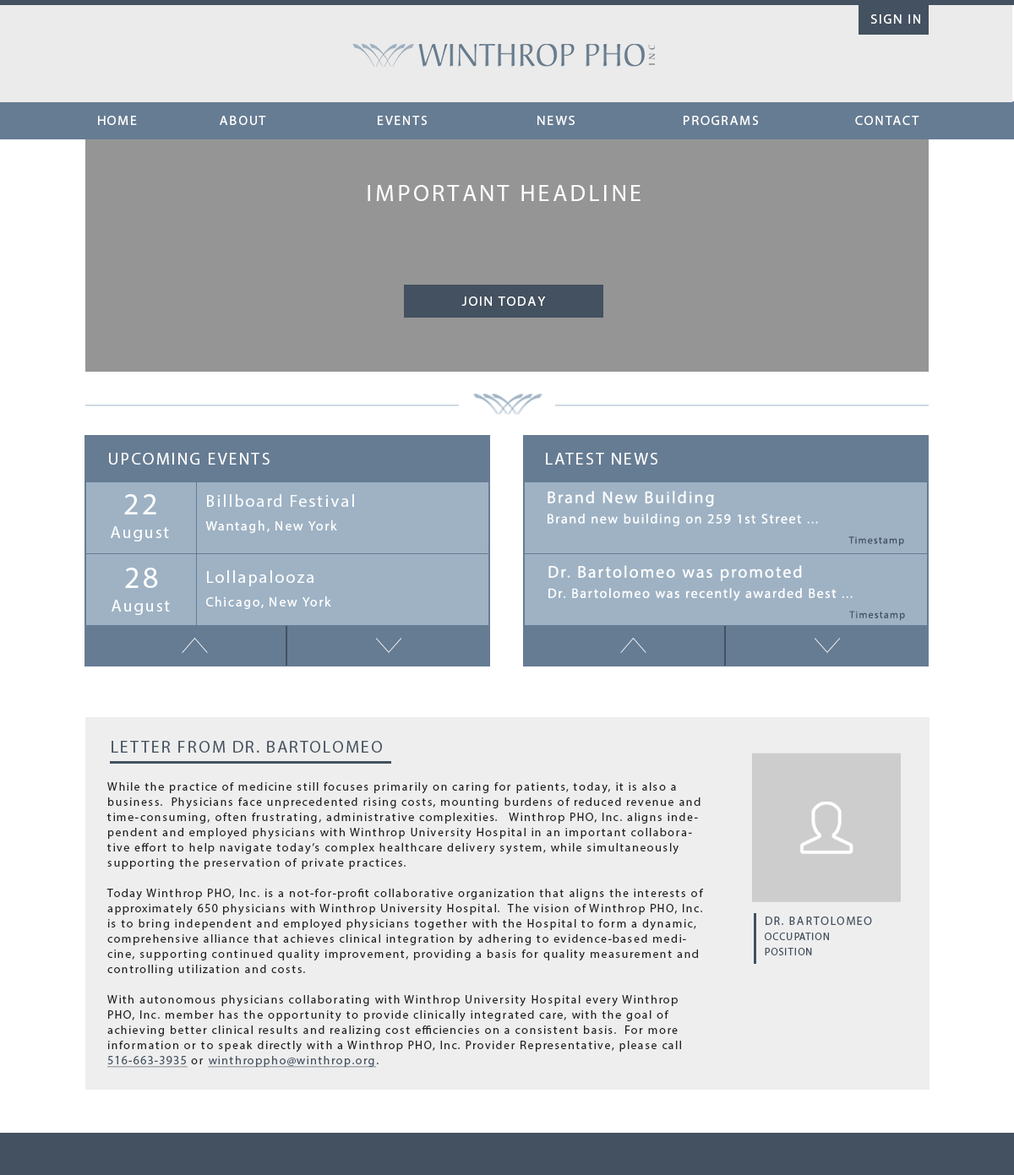
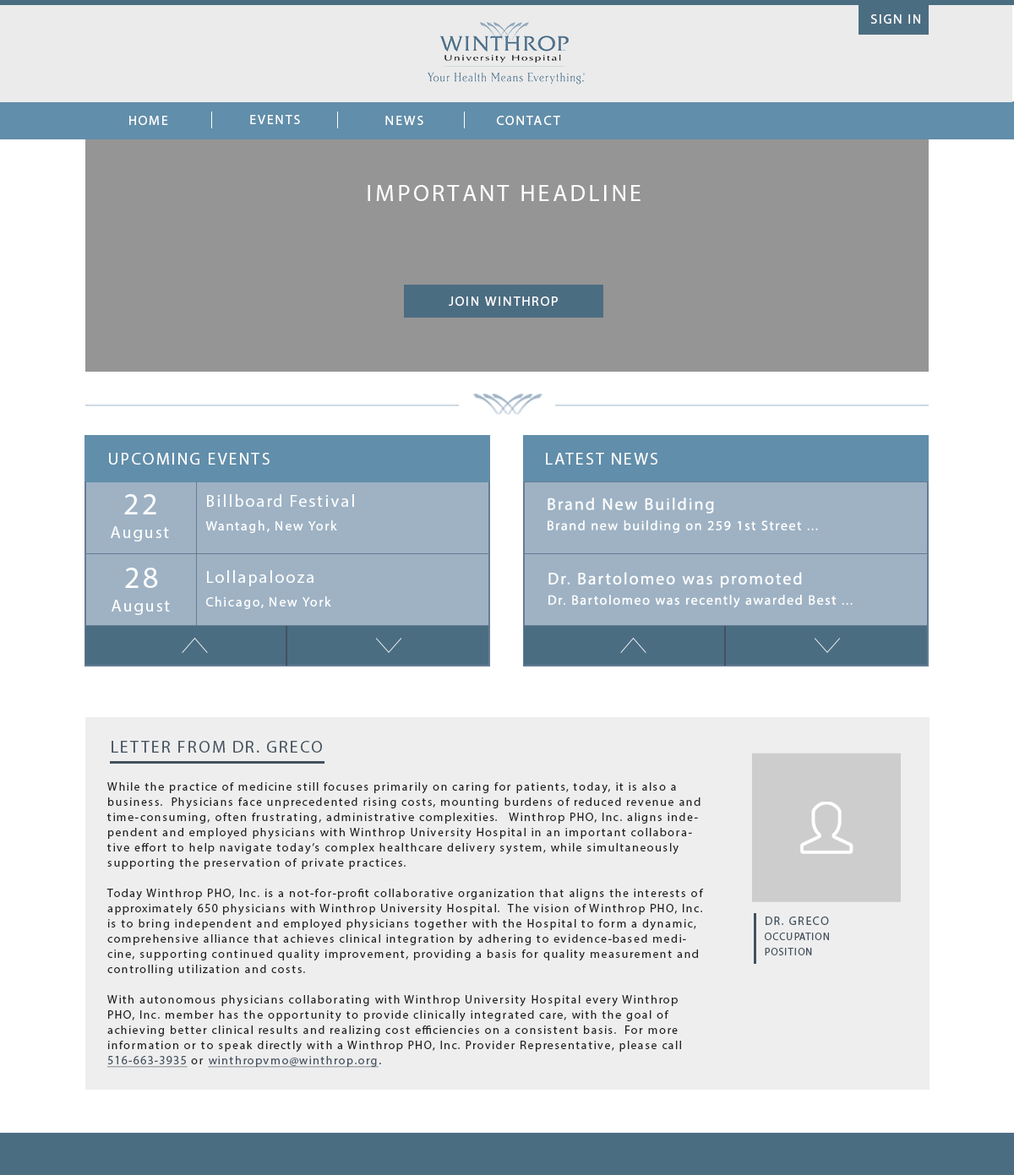
Layered file, before and after one edit (1014×1175). Changes by layer:
renamed "WinthropPHO" to "logo", moved it above "Sign in", painted on it over [352, 21, 655, 85]
painted on "Rectangle 32" over [0, 0, 1014, 6]
painted on "Rectangle 15" over [858, 5, 929, 35]
painted on "Home" over [98, 115, 169, 126]
removed group "about" (2 layers) from group "Top menu" over [214, 115, 267, 133]
painted on "Events" over [250, 114, 427, 126]
painted on "News" (1st of 2, in "Top menu" › "news") over [385, 115, 575, 126]
removed group "programs" (2 layers) from group "Top menu" over [679, 115, 761, 133]
removed layer "Programs" from group "programs" over [683, 115, 758, 126]
painted on "Contact" over [496, 115, 920, 126]
painted on "Rectangle 31" over [0, 101, 1014, 140]
renamed "Join Today" to "Join Winthrop", painted on it over [448, 296, 558, 306]
painted on "Rectangle 20" over [403, 284, 604, 318]
painted on "Rectangle 36 copy" (1st of 2, in "Upcoming Events" › "Borders") over [86, 481, 489, 483]
painted on "Rectangle 14" over [84, 435, 491, 482]
painted on "Rectangle 37" (1st of 2, in "Upcoming Events" › "Footer") over [85, 626, 489, 665]
painted on "Dr. Bartolomeo was promoted Dr. Bartolomeo was recently awarded" over [548, 565, 905, 621]
renamed "Brand New Building Brand new building on 259 1st Street ... Tim" to "Brand New Building Brand new building on 259 1st Street ... sa", painted on it over [547, 490, 904, 546]
painted on "Rectangle 27" over [522, 435, 929, 482]
painted on "Rectangle 37" (2nd of 2, in "News" › "Footer") over [523, 626, 927, 665]
renamed "Letter from dr. bartolomeo" to "Letter from dr. GRECO", painted on it over [266, 740, 382, 753]
painted on "While the practice of medicine still focuses primarily on car" over [262, 1056, 382, 1068]
renamed "DR. BARTOLOMEO OCCUPATION POSITION" to "DR. GRECO OCCUPATION POSITION", painted on it over [789, 916, 872, 926]
painted on "Base" over [0, 1132, 1014, 1175]
…and 5 more changes (3 added, 1 painted, 1 removed)
